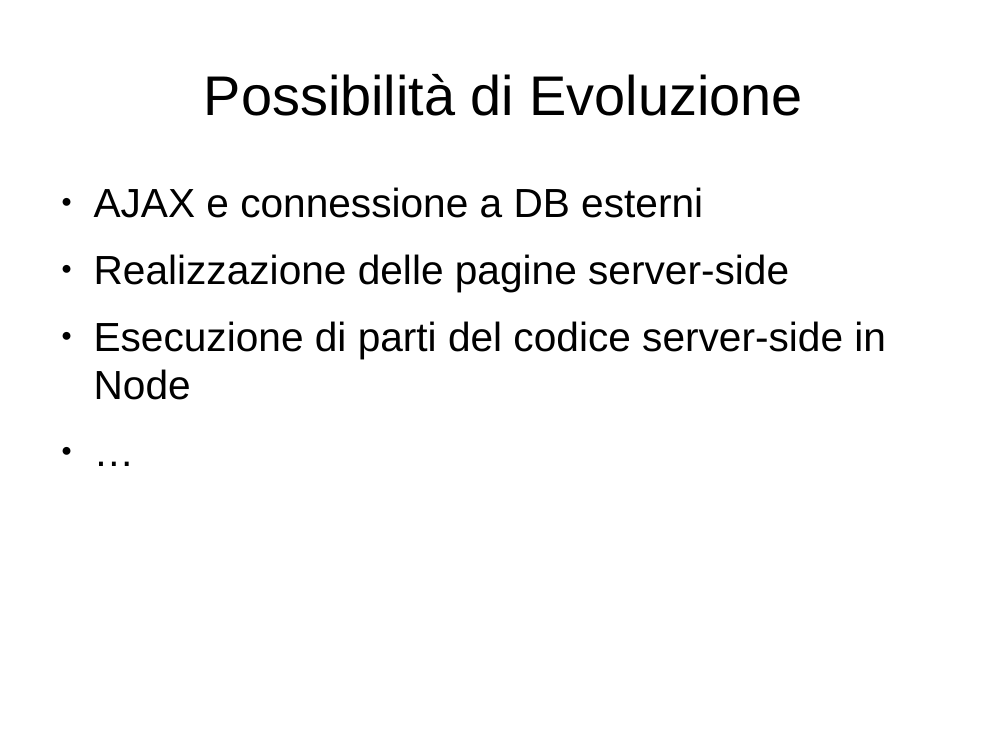
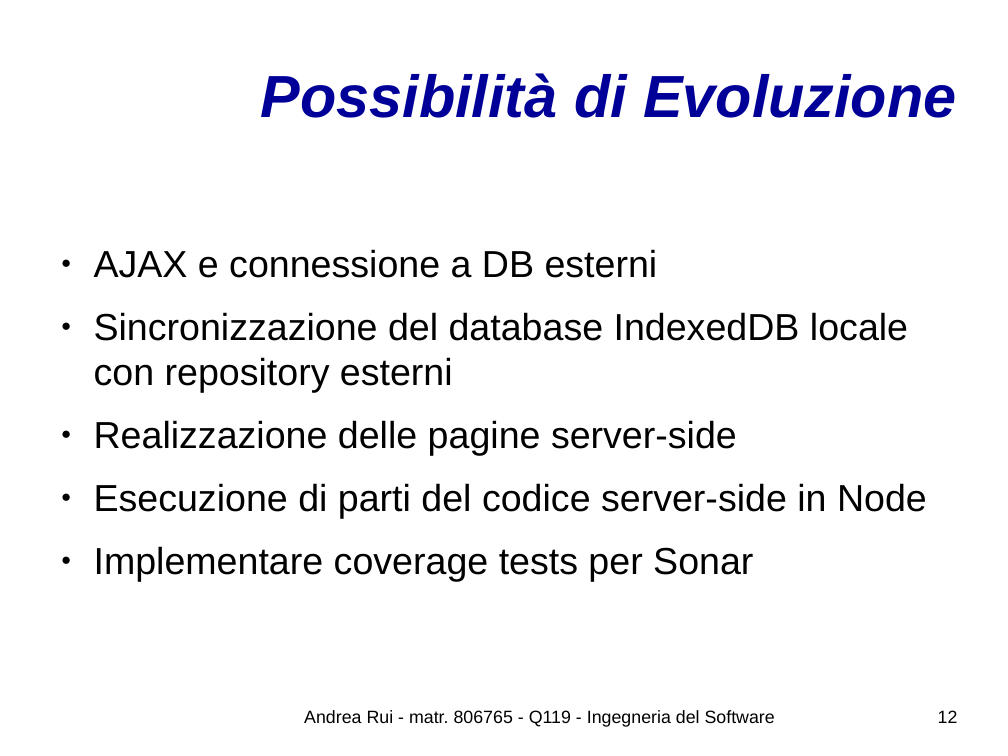
Before and after one commit to UnimibSoftEngCourse1718/progetto-agenda-2-Andy-UNIMIB, a slide deck: slide 12 of doc/Presentazione del Progetto.odp (slide 13 before the commit). Drawn at 1008x756 pixels with LibreOffice and Linux fonts; fonts in the diff are those of the drawing; background and template pictures are left out. Boxes give left, top, right and bottom in pixels: in the first picture for what was removed or moved away, otherwise in the second. Text is boxed around its words. In the diff, an @@ line names an element or a change of style, - is before the commit and + after.

```diff
--- a/doc/Presentazione del Progetto.odp
+++ b/doc/Presentazione del Progetto.odp
@@ title "Possibilità di Evoluzione" at (x1=261, y1=73, x2=956, y2=118): size 44 to 46.8 pt, text colour #000000 to #000099, bold on, italic on; alignment centre to right @@
@@ text at (x1=94, y1=249, x2=927, y2=519): size 32 to 29.6 pt in "AJAX e connessione a DB esterni", "Realizzazione delle pagine server-side", "Esecuzione di parti del codice server-side in ..." @@
@@ text at (x1=94, y1=312, x2=908, y2=393): paragraph added @@
+● Sincronizzazione del database IndexedDB locale con repository esterni
@@ text at (x1=94, y1=546, x2=753, y2=582): text changed; size 32 to 29.6 pt @@
-● …
+● Implementare coverage tests per Sonar
@@ text added at (x1=304, y1=710, x2=775, y2=727), 14 pt, text #000000 @@
+Andrea Rui - matr. 806765 - Q119 - Ingegneria del Software
@@ page number added at (x1=938, y1=710, x2=958, y2=723), 14 pt, text #000000 @@
+12
```
Also in this commit, not shown: 5 other slides changed, 16 slides added, 8 slides removed, 6 other files.
